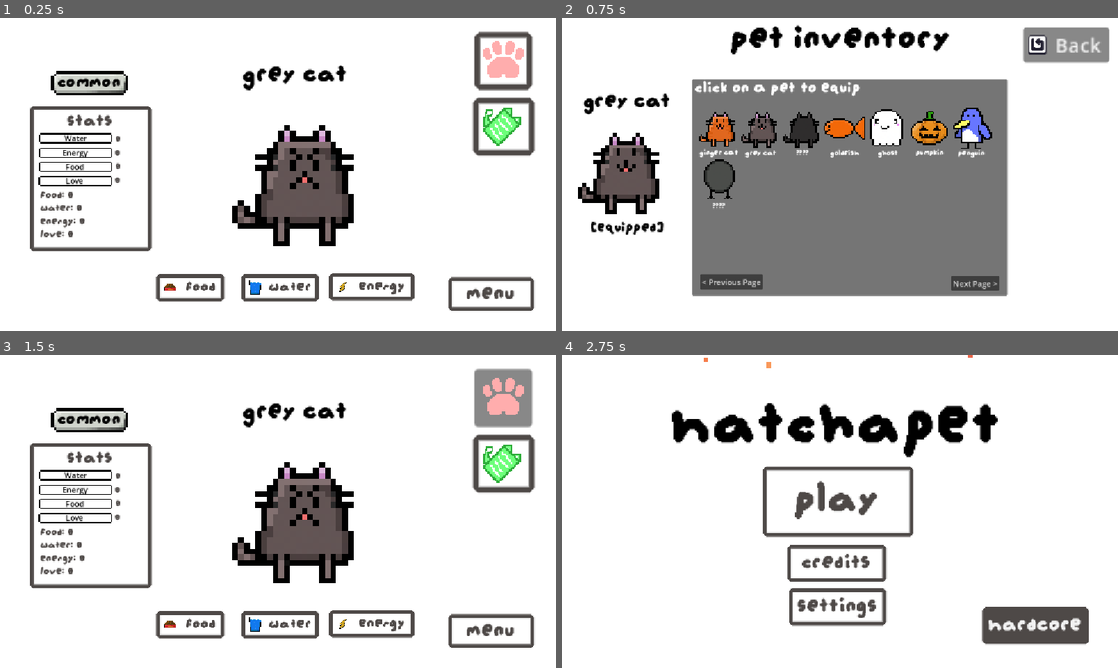
Above: before the commit, frames 1-4 (two rows, left to right).
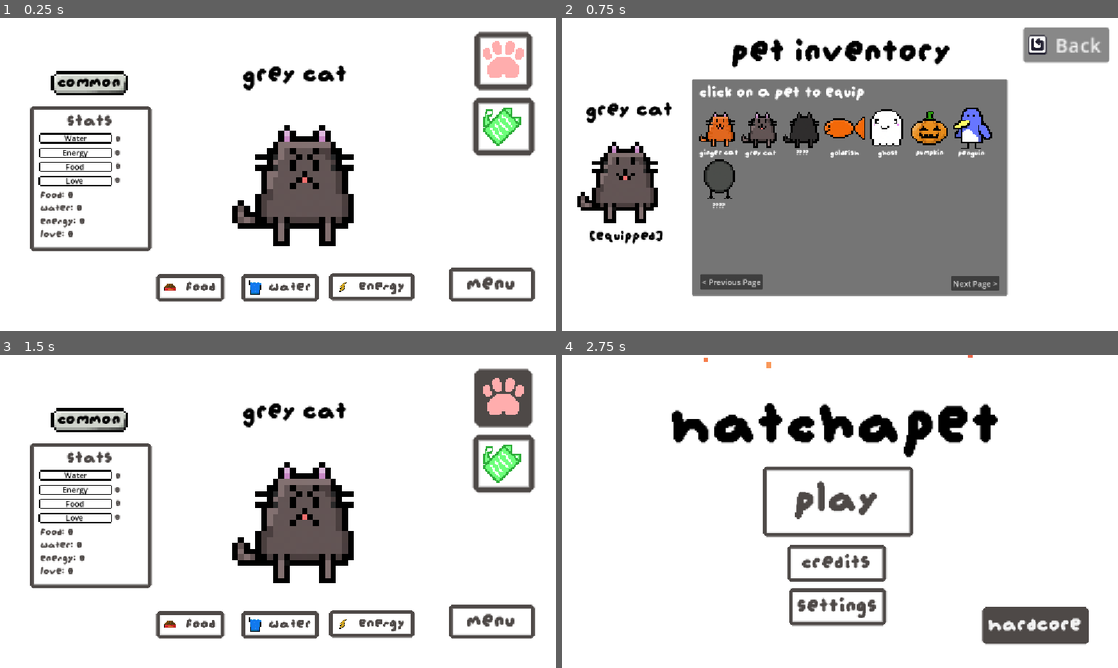
Above: after the commit, the same moments.

Repository: smallzdev/Tomagotchi-game
Game: Godot game, scene res://scenes/menus/main_game_scene.tscn
Same seed, same stepped clock (60 frames per second), same inputs: the game is played once before the commit and once after it. This scene is started directly instead of the project's main scene.
Inputs (mouse positions are in pixels of both pictures, inside the frame that each line leads up to):
- Up to frame 1 (0.25 s): no input
- Up to frame 2 (0.75 s): click (1067, 61) at 0.5 s
- Up to frame 3 (1.5 s): click "Back" at 1.25 s
- Up to frame 4 (2.75 s): click "menu" at 2 s

The runs differ from the first frame. In frame 1, 1.3% of the frame differs, in the area x 80-97%, y 79-94%; in frame 2, 6.1%, in the area x 2-70%, y 2-73%; in frame 3, 2.7%; in frame 4, nothing differs.

Commit message:
looked around at a lot of code + fixed small things like menu stuff
i took a while because i spent a bit looking at the code written

Diff:
--- a/scenes/menus/main_game_scene.tscn
+++ b/scenes/menus/main_game_scene.tscn
@@ -40,6 +40,32 @@
 corner_radius_bottom_left = 2
 corner_detail = 1
 
+[sub_resource type="StyleBoxFlat" id="StyleBoxFlat_p82fg"]
+bg_color = Color(0.16818258, 0.15563756, 0.15061828, 1)
+border_width_left = 4
+border_width_top = 4
+border_width_right = 4
+border_width_bottom = 4
+border_color = Color(0.16862746, 0.15686275, 0.14901961, 1)
+corner_radius_top_left = 2
+corner_radius_top_right = 2
+corner_radius_bottom_right = 2
+corner_radius_bottom_left = 2
+corner_detail = 1
+
+[sub_resource type="StyleBoxFlat" id="StyleBoxFlat_wpq41"]
+bg_color = Color(0.30588236, 0.28627452, 0.2784314, 1)
+border_width_left = 4
+border_width_top = 4
+border_width_right = 4
+border_width_bottom = 4
+border_color = Color(0.30588236, 0.28627452, 0.2784314, 1)
+corner_radius_top_left = 2
+corner_radius_top_right = 2
+corner_radius_bottom_right = 2
+corner_radius_bottom_left = 2
+corner_detail = 1
+
 [sub_resource type="StyleBoxFlat" id="StyleBoxFlat_ahvjs"]
 bg_color = Color(0.38431373, 0.38431373, 0.38431373, 0)
 border_width_left = 8
@@ -812,15 +838,17 @@
 scale = Vector2(3, 3)
 theme_override_font_sizes/font_size = 20
 theme_override_styles/normal = SubResource("StyleBoxFlat_iojj0")
+theme_override_styles/pressed = SubResource("StyleBoxFlat_p82fg")
+theme_override_styles/hover = SubResource("StyleBoxFlat_wpq41")
 icon = ExtResource("1_sy1ir")
 script = ExtResource("3_2yd1b")
 
 [node name="menuButton" type="Button" parent="." unique_id=172539096]
 unique_name_in_owner = true
-offset_left = 929.0
-offset_top = 537.0
-offset_right = 1107.0
-offset_bottom = 607.0
+offset_left = 930.0
+offset_top = 517.0
+offset_right = 1108.0
+offset_bottom = 587.0
 theme_override_colors/font_color = Color(0.30588236, 0.28627452, 0.2784314, 1)
 theme_override_fonts/font = ExtResource("4_ymjn7")
 theme_override_font_sizes/font_size = 50
@@ -840,6 +868,8 @@
 scale = Vector2(3, 3)
 theme_override_font_sizes/font_size = 20
 theme_override_styles/normal = SubResource("StyleBoxFlat_iojj0")
+theme_override_styles/pressed = SubResource("StyleBoxFlat_p82fg")
+theme_override_styles/hover = SubResource("StyleBoxFlat_wpq41")
 icon = ExtResource("5_sy1ir")
 script = ExtResource("3_2yd1b")
 
@@ -916,7 +946,7 @@
 texture_filter = 1
 position = Vector2(3.5833335, -0.4166667)
 sprite_frames = SubResource("SpriteFrames_stm8k")
-animation = &"ginger cat"
+animation = &"grey cat"
 
 [node name="CollisionShape2D" type="CollisionShape2D" parent="Area2D" unique_id=853786905]
 position = Vector2(2.2083335, 0.74999934)
--- a/scenes/menus/pets.tscn
+++ b/scenes/menus/pets.tscn
@@ -208,10 +208,10 @@
 
 [node name="Label" type="Label" parent="Panel" unique_id=799426517]
 layout_mode = 0
-offset_left = 6.0
-offset_top = 1.0
-offset_right = 654.0
-offset_bottom = 38.0
+offset_left = 15.0
+offset_top = 10.0
+offset_right = 663.0
+offset_bottom = 47.0
 theme_override_fonts/font = ExtResource("2_qtxby")
 theme_override_font_sizes/font_size = 38
 text = "Click on a Pet to Equip"
@@ -662,10 +662,10 @@
 shape = SubResource("RectangleShape2D_stm8k")
 
 [node name="menuTitle" type="Label" parent="." unique_id=151105245]
-offset_left = 1.0
-offset_top = 6.0
-offset_right = 1156.0
-offset_bottom = 119.0
+offset_left = 3.0
+offset_top = 33.0
+offset_right = 1158.0
+offset_bottom = 146.0
 theme_override_colors/font_color = Color(0, 0, 0, 1)
 theme_override_fonts/font = ExtResource("2_qtxby")
 theme_override_font_sizes/font_size = 82
@@ -675,17 +675,17 @@
 [node name="EquippedPetSprite" type="AnimatedSprite2D" parent="." unique_id=1624845440]
 unique_name_in_owner = true
 texture_filter = 1
-position = Vector2(129, 310)
+position = Vector2(127, 328)
 scale = Vector2(8, 8)
 sprite_frames = SubResource("SpriteFrames_ehm21")
 animation = &"ginger cat"
 
 [node name="PetNameLabel" type="Label" parent="." unique_id=622613827]
 unique_name_in_owner = true
-offset_left = 24.0
-offset_top = 150.0
-offset_right = 247.0
-offset_bottom = 205.0
+offset_left = 22.0
+offset_top = 168.0
+offset_right = 259.0
+offset_bottom = 223.0
 theme_override_colors/font_color = Color(0, 0, 0, 1)
 theme_override_fonts/font = ExtResource("2_qtxby")
 theme_override_font_sizes/font_size = 50
@@ -693,10 +693,10 @@
 horizontal_alignment = 1
 
 [node name="EquippedStatusLabel" type="Label" parent="." unique_id=692220823]
-offset_left = 60.0
-offset_top = 418.0
-offset_right = 190.0
-offset_bottom = 453.0
+offset_left = 58.0
+offset_top = 436.0
+offset_right = 210.0
+offset_bottom = 471.0
 theme_override_colors/font_color = Color(0, 0, 0, 1)
 theme_override_fonts/font = ExtResource("2_qtxby")
 theme_override_font_sizes/font_size = 34
--- a/scripts/egg.gd
+++ b/scripts/egg.gd
@@ -1,6 +1,6 @@
 extends Node2D
 
-var collected = false
+
 var holdsec = 0
 #var randomint
 @onready var eggsprite = %eggsprite
@@ -14,14 +14,14 @@
 	# generates random seed
 
 func _process(delta) -> void:
-	if Input.is_action_pressed("interact") and not collected:
+	if Input.is_action_pressed("interact") and not Global.hatched:
 		holdsec += delta
 		eggtimer.text = str(snapped((5-holdsec), 0.1)) + " seconds left!"
 		camerashake.screen_shake(5, 0.5)
 		#delta is seconds measured with frames
 		#+=1 doesnt work: 60 fps holdsec increase 60 per second
 		if holdsec >= 5:
-			collected = true
+			Global.hatched = true
 			eggsprite.play("cracked")
 			await get_tree().create_timer(2.0).timeout
 			var randomint = randi_range(1, 100)
--- a/scripts/global.gd
+++ b/scripts/global.gd
@@ -13,35 +13,38 @@
 
 # pets and if they're owned
 # currently, they're all true for testing purposes.
-var pet1owned = true
-var pet2owned = true
-var pet3owned = false
-var pet4owned = true
-var pet5owned = true
-var pet6owned = true
-var pet7owned = true
-var pet8owned = false
+var pet1owned = true # Pet 1 - "Ginger Cat"
+var pet2owned = true # Pet 2 - "Grey Cat"
+var pet3owned = false # Pet 3 - "Cat3" (this is like the one with a brown face)
+var pet4owned = true # Pet 4 - "Goldfish"
+var pet5owned = true # Pet 5 - "Ghost"
+var pet6owned = true # Pet 6 - "Pumpkin"
+var pet7owned = true # Pet 7 - "Penguin"
+var pet8owned = false # Pet 8 - "Baby Chicken"
 
 # hardcore mode toggle
 var hardcore = false
 
-# trying to figure out oop ;-;
-var raritygacha = [
-	{"rarity": "common", "chance": 75},
-	{"rarity": "legendary", "chance": 25}
-]
+var hatched = false
+
+# ok i dont think we need this - v
+# remove tag if we do
+#var raritygacha = [
+	#{"rarity": "common", "chance": 75},
+	#{"rarity": "legendary", "chance": 25}
+#]
 
 
 # need change to .tscn files after made
-var characterpools = {
-	"common": [
-		"Ginger Cat",
-		"Goldfish",
-		"Grey Cat",
-		"Pumpkin"
-	],
-
-	"legendary": [
-		"Ghost"
-	]
-}
+#var characterpools = {
+	#"common": [
+		#"Ginger Cat",
+		#"Goldfish",
+		#"Grey Cat",
+		#"Pumpkin"
+	#],
+	#
+	#"legendary": [
+		#"Ghost"
+	#]
+#}
--- a/scripts/main_menu_buttons.gd
+++ b/scripts/main_menu_buttons.gd
@@ -12,7 +12,10 @@
 	hardcoreButton.pressed.connect(hardcore_button_pressed)
 
 func play_button_pressed():
-	get_tree().call_deferred("change_scene_to_file", "res://scenes/gacha.tscn")
+	if Global.hatched == false:
+		get_tree().call_deferred("change_scene_to_file", "res://scenes/gacha.tscn")
+	else:
+		get_tree().call_deferred("change_scene_to_file", "res://scenes/menus/main_game_scene.tscn")
 
 func credits_button_pressed():
 	get_tree().call_deferred("change_scene_to_file", "res://scenes/menus/credits.tscn")
--- a/scripts/savedata.gd
+++ b/scripts/savedata.gd
@@ -4,7 +4,4 @@
 #add all variables and data you want to save
 # make sure to use @export infront of every variable
 
-@export var energy = 0
-@export var love = 0
-@export var water = 0
-@export var food = 0
+### check google docs for more instructions on save
--- a/scripts/saveload.gd
+++ b/scripts/saveload.gd
@@ -16,3 +16,4 @@
 func _load():
 	if FileAccess.file_exists(save_location):
 		SaveFileData = ResourceLoader.load(save_location).duplicate(true)
+		print("load")
